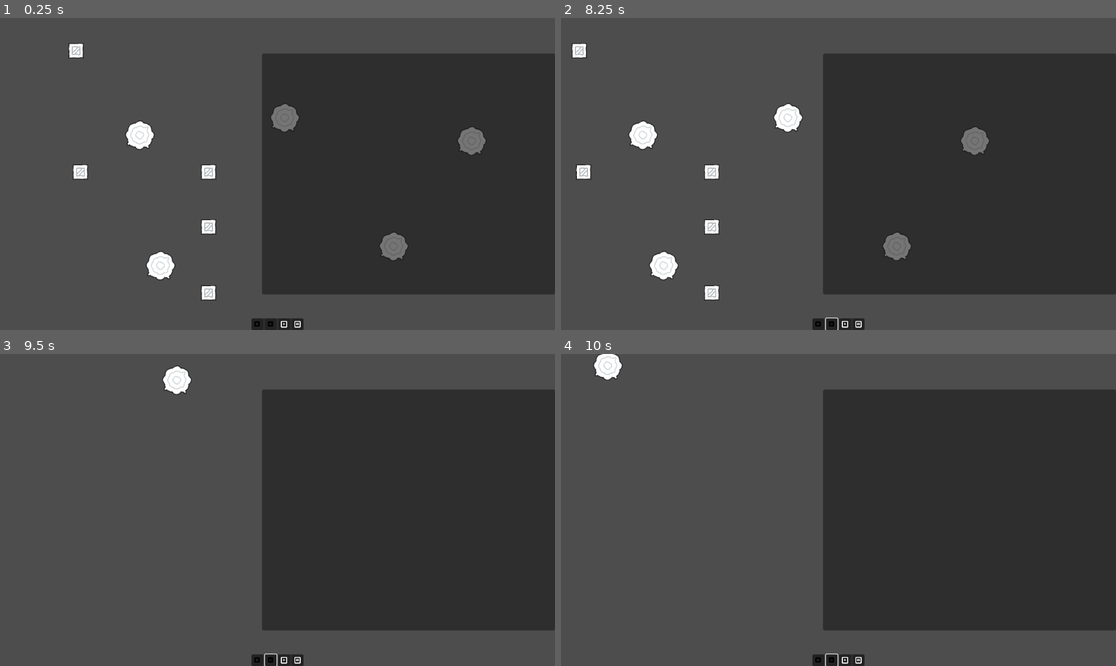
Above: before the commit, frames 1-4 (two rows, left to right).
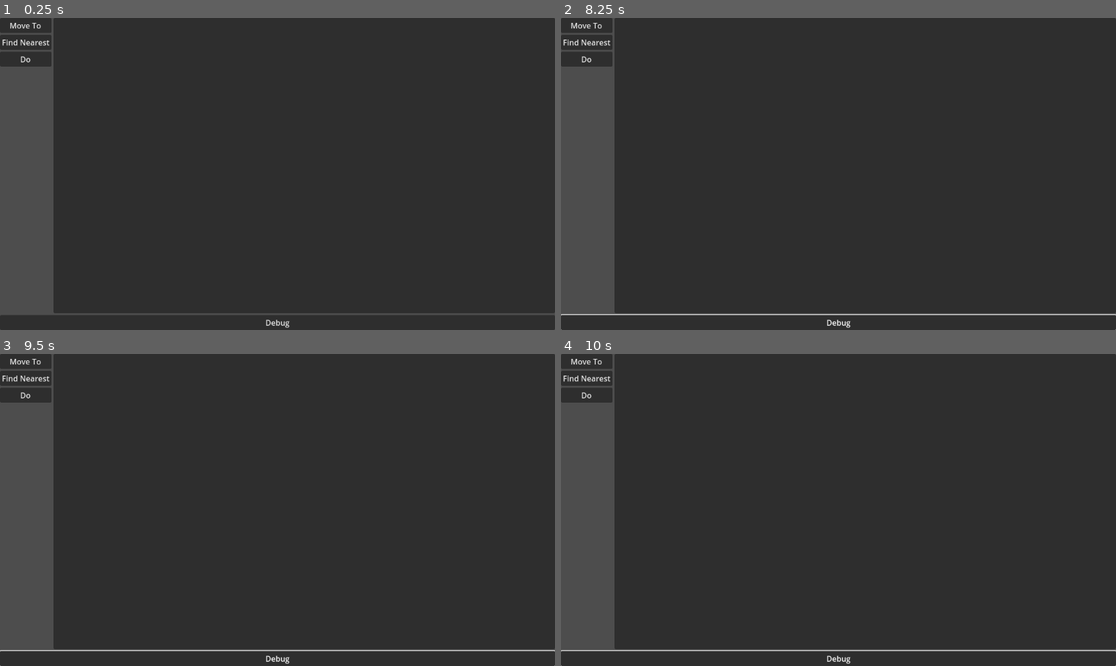
Above: after the commit, the same moments.

Repository: tefla/SpecialCirumstances
Game: Godot game, scene res://Tasks/Editor/ProgramEditor.tscn
Two runs of this game, one before a commit and one after it. Both use one fixed random seed, a clock stepped at 60 frames per second and the inputs below. Before the commit the project starts from res://Game.tscn.
Inputs (mouse positions are in pixels of both pictures, inside the frame that each line leads up to):
- Up to frame 1 (0.25 s): no input
- Up to frame 2 (8.25 s): click (860, 323) at 0.52 s; click (816, 323) at 1.27 s; click (816, 323) at 2.02 s; click (844, 323) at 2.77 s; click (844, 323) at 3.52 s; click (588, 24) at 4.25 s, where only the run after the commit has a clickable "Move To"; click (832, 323) at 5.02 s; click (588, 42) at 5.75 s, where only the run after the commit has a clickable "Find Nearest"; click (588, 58) at 6.5 s, where only the run after the commit has a clickable "Do"; click (838, 323) at 7.25 s, where only the run after the commit has a clickable "Debug"; tap Enter at 8 s; move the mouse to (638, 49) at 8.02 s; press the mouse at (638, 49) at 8.03 s; hold D (RightKey) from 8.03 s (still down)
- Up to frame 3 (9.5 s): move the mouse to (5, 506) at 8.77 s; release D (RightKey) at 8.78 s; release the mouse at (5, 506) at 8.78 s; hold S (DownKey) from 8.78 s (still down); click (5, 506) at 8.85 s
- Up to frame 4 (10 s): move the mouse to (894, 441) at 9.52 s; release S (DownKey) at 9.53 s; press the mouse at (894, 441) at 9.53 s; hold D (RightKey) from 9.53 s (still down); tap 1 (MouseModeArea) at 9.6 s

The runs differ from the first frame. In frame 1, 51% of the frame differs, in the area x 0-100%, y 0-100%; in frame 2, 51%; in frame 3, 51%; in frame 4, 51%.

Commit message:
refactor

Diff:
--- a/Commands/Command.gd
+++ /dev/null
@@ -1,32 +0,0 @@
-extends Resource
-class_name Command
-
-var editor
-var unit
-var parent_component
-
-signal finished
-
-enum States {
-	INIT,
-	RUNNING,
-	FINISHED,
-	ERROR,
-}
-var state: States = States.INIT
-
-func set_state(newState: States):
-	var previous_state = state
-	state = newState
-	set_highlight()
-
-func set_highlight():
-	match state:
-		States.INIT:
-			editor.modulate = Color.WHITE
-		States.RUNNING:
-			editor.modulate = Color.GREEN
-		States.FINISHED:
-			editor.modulate = Color.WHITE
-		States.ERROR:
-			editor.modulate = Color.RED
--- a/Commands/CommandFactory.gd
+++ /dev/null
@@ -1,18 +0,0 @@
-extends Resource
-class_name CommandFactory
-
-@export var editor_scene: Resource
-@export var command_resource : Resource
-
-var parent_component
-
-var name = "Move"
-func create(_unit):
-	print(parent_component)
-	var editor = editor_scene.instantiate()
-	var instance = command_resource.new()
-	instance.editor = editor
-	instance.unit = _unit
-	editor.command = instance
-	instance.parent_component = parent_component
-	return instance
--- a/Game.gd
+++ b/Game.gd
@@ -29,9 +29,18 @@
 			else:
 				selection_end = get_global_mouse_position()
 			queue_redraw()
+		GameManager.SelectionMode.SINGLE:
+			# Get Node2D under mouse
+			if Input.is_action_just_released("LeftMouseButton"):
+				var query: PhysicsPointQueryParameters2D = PhysicsPointQueryParameters2D.new()
+				query.set_position(get_global_mouse_position())
+				var results = get_world_2d().direct_space_state.intersect_point(query)
+				print(results)
+				if results.size() > 0:
+					GameManager.set_selected([results[0].collider])
 func units_in_selection_rect(rect: Rect2) -> Array:
-	var units: Array[Unit] = []
-	for unit in get_tree().get_nodes_in_group("units"):
+	var units: Array[Node2D] = []
+	for unit in get_tree().get_nodes_in_group("selectable"):
 		if rect.has_point(unit.global_position):
 			units.append(unit)
 	return units
--- a/Game.tscn
+++ b/Game.tscn
@@ -1,14 +1,12 @@
-[gd_scene load_steps=11 format=3 uid="uid://eyjao2ky0fku"]
+[gd_scene load_steps=9 format=3 uid="uid://eyjao2ky0fku"]
 
 [ext_resource type="PackedScene" uid="uid://cr2bsr17fewrr" path="res://UI/InfoPanel.tscn" id="1_autge"]
 [ext_resource type="Script" path="res://Game.gd" id="1_mjcl4"]
 [ext_resource type="Script" path="res://Camera2D.gd" id="2_0hcwk"]
 [ext_resource type="PackedScene" uid="uid://2exh5qya8ayq" path="res://UI/Toolbar.tscn" id="2_5tslf"]
-[ext_resource type="Script" path="res://Unit/Components/CPU/CPU.gd" id="4_lkc31"]
 [ext_resource type="PackedScene" uid="uid://bfeebesnnu1x1" path="res://Map/Level1.tscn" id="4_mmr57"]
-[ext_resource type="Script" path="res://Unit/Components/Motor/Motor.gd" id="5_fq0h0"]
 [ext_resource type="PackedScene" uid="uid://cy30xxeibl4ms" path="res://Unit/Unit.tscn" id="5_gj66s"]
-[ext_resource type="Script" path="res://Unit/Components/Scanner/Scanner.gd" id="6_5go7n"]
+[ext_resource type="PackedScene" uid="uid://bh7w2p2iryckw" path="res://Map/Tree.tscn" id="10_3agf8"]
 
 [sub_resource type="NavigationPolygon" id="NavigationPolygon_488gv"]
 vertices = PackedVector2Array(2625.94, 987.93, -1774.35, 961.047, -1856.64, -1353.05, 2613.05, -1377.94)
@@ -39,28 +37,25 @@
 grow_vertical = 0
 
 [node name="Level1" parent="." instance=ExtResource("4_mmr57")]
+visible = false
 position = Vector2(-410, -252)
 
 [node name="Player" parent="." instance=ExtResource("5_gj66s")]
 position = Vector2(-410, -252)
-components_resources = Array[Resource]([ExtResource("4_lkc31"), ExtResource("5_fq0h0"), ExtResource("6_5go7n")])
-unit_name = "Unit 1"
 
 [node name="Unit" parent="." instance=ExtResource("5_gj66s")]
 position = Vector2(-135, 0)
-unit_name = "Unit 2"
 
 [node name="NavigationRegion2D" type="NavigationRegion2D" parent="."]
 navigation_polygon = SubResource("NavigationPolygon_488gv")
 
 [node name="Unit2" parent="." instance=ExtResource("5_gj66s")]
 position = Vector2(-135, 251)
-unit_name = "Unit 2"
 
 [node name="Unit3" parent="." instance=ExtResource("5_gj66s")]
 position = Vector2(-135, 114)
-unit_name = "Unit 2"
 
 [node name="Unit4" parent="." instance=ExtResource("5_gj66s")]
 position = Vector2(-401, 0)
-unit_name = "Unit 2"
+
+[node name="Tree" parent="." instance=ExtResource("10_3agf8")]
--- a/Map/Tree.tscn
+++ b/Map/Tree.tscn
@@ -6,7 +6,7 @@
 [sub_resource type="CircleShape2D" id="CircleShape2D_5vda0"]
 radius = 28.0179
 
-[node name="Tree" type="StaticBody2D"]
+[node name="Tree" type="StaticBody2D" groups=["selectable"]]
 script = ExtResource("1_227ad")
 
 [node name="CollisionShape2D" type="CollisionShape2D" parent="."]
--- a/Tasks/Definitions/Props/Editors/EntityType.tscn
+++ b/Tasks/Definitions/Props/Editors/EntityType.tscn
@@ -1,5 +1,6 @@
-[gd_scene load_steps=4 format=3 uid="uid://y2yj1vfwp4bt"]
+[gd_scene load_steps=5 format=3 uid="uid://y2yj1vfwp4bt"]
 
+[ext_resource type="Script" path="res://Tasks/Definitions/Props/Editors/EntityTypePropEditor.gd" id="1_2s6wx"]
 [ext_resource type="Texture2D" uid="uid://n5ugt708d7kc" path="res://Assets/Icons/tile_0265.png" id="1_l3eus"]
 [ext_resource type="Texture2D" uid="uid://dydqxe4lfmuwf" path="res://Assets/Icons/tile_0266.png" id="2_8e4ew"]
 [ext_resource type="Texture2D" uid="uid://b5xj32t5w8tql" path="res://Assets/Icons/tile_0267.png" id="3_2iuou"]
@@ -10,6 +11,7 @@
 anchor_bottom = 1.0
 grow_horizontal = 2
 grow_vertical = 2
+script = ExtResource("1_2s6wx")
 
 [node name="Tree" type="CheckButton" parent="."]
 layout_mode = 2
@@ -22,3 +24,7 @@
 [node name="Hippy" type="CheckButton" parent="."]
 layout_mode = 2
 icon = ExtResource("3_2iuou")
+
+[connection signal="toggled" from="Tree" to="." method="_on_tree_toggled"]
+[connection signal="pressed" from="Unit" to="." method="_on_unit_pressed"]
+[connection signal="pressed" from="Hippy" to="." method="_on_hippy_pressed"]
--- /dev/null
+++ b/Tasks/Definitions/Props/Editors/EntityTypePropEditor.gd
@@ -0,0 +1,25 @@
+extends PropertyEditor
+class_name EntityTypePropEditor
+
+
+# Called when the node enters the scene tree for the first time.
+func _ready() -> void:
+	pass # Replace with function body.
+
+
+# Called every frame. 'delta' is the elapsed time since the previous frame.
+func _process(delta: float) -> void:
+	pass
+
+
+func _on_tree_toggled(toggled_on: bool) -> void:
+	print("Tree Toggle")
+	value_changed.emit("tree")
+
+
+func _on_unit_pressed() -> void:
+	value_changed.emit("unit")
+
+
+func _on_hippy_pressed() -> void:
+	value_changed.emit("hippy")
--- /dev/null
+++ b/Tasks/Definitions/Props/Editors/PropertyEditor.gd
@@ -0,0 +1,13 @@
+extends HBoxContainer
+class_name PropertyEditor
+
+signal value_changed(newValue)
+
+# Called when the node enters the scene tree for the first time.
+func _ready() -> void:
+	pass # Replace with function body.
+
+
+# Called every frame. 'delta' is the elapsed time since the previous frame.
+func _process(delta: float) -> void:
+	pass
--- a/Tasks/Definitions/Props/EntityTypeProp.gd
+++ b/Tasks/Definitions/Props/EntityTypeProp.gd
@@ -1,2 +1,11 @@
 extends TaskProperty
 class_name EntityTypeProp
+
+var type = ""
+
+func get_value():
+	return type
+
+func set_value(val):
+	print("EntityTypeProp set value")
+	type = val
--- a/Tasks/Editor/TaskEditor/TaskEditor.gd
+++ b/Tasks/Editor/TaskEditor/TaskEditor.gd
@@ -7,7 +7,8 @@
 func _ready() -> void:
 	$Header/Name.text = task.name
 	for prop in task.properties:
-		var newPropEditor = prop.editor.instantiate()
+		var newPropEditor = prop.create_editor()
+
 		%Parameters.add_child(newPropEditor)
 	if task.canHaveChildren:
 		%Children.visible = true
--- a/Tasks/Task.gd
+++ b/Tasks/Task.gd
@@ -16,6 +16,10 @@
 
 
 func _debug(depth = 0):
-	print("=> %s Name: %s" % [" ".repeat(depth), name])
+	var props = ""
+	for prop in properties:
+		props += prop.debug()
+	print("=> %s Name: %s [%s]" % [" ".repeat(depth), name, props])
+
 	for child in children:
 		child._debug(depth+1)
--- a/Tasks/TaskProperty.gd
+++ b/Tasks/TaskProperty.gd
@@ -2,3 +2,19 @@
 class_name TaskProperty
 @export var name: String = "Base Task Property"
 @export var editor: PackedScene
+
+func get_value():
+	pass
+func set_value(val):
+	print("Abstract set value")
+	pass
+func debug():
+	return "Prop: %s = %s" % [name, get_value()]
+
+func create_editor():
+	var scene = editor.instantiate()
+	scene.value_changed.connect(set_value)
+	return scene
+
+func update_value(value):
+	pass
--- a/Unit/Components/CPU/CPU.gd
+++ /dev/null
@@ -1,38 +0,0 @@
-# A CPU is a component that handles running instructions
-extends BaseComponent
-class_name CPUComponent
-
-var component_ui_scene = preload("res://Unit/Components/CPU/CPU_Interface.tscn")
-var component_ui
-
-var commands = []
-var program: Program = Program.new()
-
-var clock: Timer = Timer.new()
-var _unit
-func _init(unit) -> void:
-	super("CPU", "A CPU is a component that handles running instructions", Features.component_ui)
-	_unit = unit
-	_unit.add_child(clock)
-	clock.timeout.connect(tick)
-	clock.start(1.0)
-	print(clock)
-func create():
-	component_ui = component_ui_scene.instantiate()
-	component_ui.unit = _unit
-	component_ui.cpu = self
-	component_ui.ready.connect(get_commands)
-
-	return component_ui
-
-func get_commands():
-	commands = []
-	for comp in _unit.components:
-		if comp.features & BaseComponent.Features.component_actions:
-			for comp_command in comp.get_command_factories():
-				print("Found Command: %s" % [comp_command.name])
-			commands.append_array(comp.get_command_factories())
-	component_ui.set_available_commands(commands)
-
-func tick():
-	program.step()
--- a/Unit/Components/CPU/CPU_Interface.tscn
+++ /dev/null
@@ -1,54 +0,0 @@
-[gd_scene load_steps=2 format=3 uid="uid://djcjiymsjibh"]
-
-[ext_resource type="Script" path="res://Unit/Components/CPU/cpu_interface.gd" id="1_x52rc"]
-
-[node name="CPU Interface" type="VBoxContainer"]
-anchors_preset = 15
-anchor_right = 1.0
-anchor_bottom = 1.0
-grow_horizontal = 2
-grow_vertical = 2
-size_flags_vertical = 3
-script = ExtResource("1_x52rc")
-
-[node name="Header" type="Label" parent="."]
-layout_mode = 2
-text = "CPU Properties"
-
-[node name="HBoxContainer" type="HBoxContainer" parent="."]
-layout_mode = 2
-size_flags_vertical = 3
-
-[node name="Available Commands" type="VBoxContainer" parent="HBoxContainer"]
-custom_minimum_size = Vector2(100, 0)
-layout_mode = 2
-
-[node name="Move" type="Button" parent="HBoxContainer/Available Commands"]
-layout_mode = 2
-text = "Move"
-
-[node name="Attack" type="Button" parent="HBoxContainer/Available Commands"]
-layout_mode = 2
-text = "Attack"
-
-[node name="Program" type="Control" parent="HBoxContainer"]
-layout_mode = 2
-size_flags_horizontal = 3
-
-[node name="Controls" type="HBoxContainer" parent="."]
-layout_mode = 2
-size_flags_horizontal = 4
-size_flags_vertical = 8
-
-[node name="Play" type="Button" parent="Controls"]
-layout_mode = 2
-text = "Play"
-
-[node name="Pause" type="Button" parent="Controls"]
-layout_mode = 2
-text = "Pause"
-
-[node name="Stop" type="Button" parent="Controls"]
-layout_mode = 2
-text = "Stop
-"
--- a/Unit/Components/CPU/Program.tscn
+++ /dev/null
@@ -1,8 +0,0 @@
-[gd_scene format=3 uid="uid://ck7rlc5341jxe"]
-
-[node name="Program" type="VBoxContainer"]
-anchors_preset = 15
-anchor_right = 1.0
-anchor_bottom = 1.0
-grow_horizontal = 2
-grow_vertical = 2
--- a/Unit/Components/CPU/cpu_interface.gd
+++ /dev/null
@@ -1,34 +0,0 @@
-extends BoxContainer
-
-@onready var availableCommands = $"HBoxContainer/Available Commands"
-
-var unit
-var cpu: CPUComponent
-
-func _ready() -> void:
-	$Controls/Play.pressed.connect(_play)
-	$Controls/Stop.pressed.connect(_stop)
-	$Controls/Pause.pressed.connect(_pause)
-	$HBoxContainer/Program.add_child(cpu.program.ui)
-
-
-func _play():
-	cpu.program.state = cpu.program.States.RUNNING
-func _stop():
-	cpu.program.state = cpu.program.States.STOPPED
-func _pause():
-	cpu.program.state = cpu.program.States.INIT
-
-func set_available_commands(commands):
-
-	for child in availableCommands.get_children():
-		availableCommands.remove_child(child)
-	for commandFactory in commands:
-		var button = Button.new()
-		button.text = commandFactory.name
-		var callback = func():
-			var command = commandFactory.create(unit)
-			cpu.program.append_command(command)
-		button.pressed.connect(callback)
-		# Clicking the button adds the Command Editor to the Program
-		availableCommands.add_child(button)
--- a/Unit/Components/CPU/program.gd
+++ /dev/null
@@ -1,39 +0,0 @@
-extends Resource
-class_name Program
-
-var ui = preload("res://Unit/Components/CPU/Program.tscn").instantiate()
-var commands = []
-var instruction_pointer = 0
-enum States {
-	INIT,
-	RUNNING,
-	STOPPED,
-	ERROR,
-}
-var state: States = States.INIT
-
-func step():
-	if commands.size() == 0:
-		state = States.INIT
-		return
-	match state:
-		States.INIT:
-			instruction_pointer = 0
-		States.RUNNING:
-			var current_command = commands[instruction_pointer]
-			if current_command.state in [Command.States.INIT, Command.States.FINISHED]:
-				current_command.run()
-				await current_command.finished
-				instruction_pointer += 1
-				instruction_pointer = instruction_pointer % commands.size()
-
-
-func append_command(command):
-	commands.append(command)
-	_redraw()
-
-func _redraw():
-	for child in ui.get_children():
-		ui.remove_child(child)
-	for command in commands:
-		ui.add_child(command.editor)
--- a/Unit/Components/Component.gd
+++ /dev/null
@@ -1,16 +0,0 @@
-extends Resource
-class_name BaseComponent
-
-var description = "Base Component that can be added to units"
-var name = "BaseComponent"
-enum Features {
-	component_ui = 1 << 0,
-	component_actions = 1 << 1
-}
-
-var features:int = 0
-
-func _init(_name, _description, _features) -> void:
-	name = _name
-	description = _description
-	features = _features
--- a/Unit/Components/Motor/Motor.gd
+++ /dev/null
@@ -1,19 +0,0 @@
-# Used to move the unit
-# Contains the MoveCommand
-
-extends BaseComponent
-class_name MotorComponent
-
-
-var _component_actions = [
-	preload("res://Unit/Components/Motor/MoveFactory.tres").duplicate(),
-]
-
-func _init(unit) -> void:
-	super("Motor", "A Motor", Features.component_actions)
-	print("Unit: %s" % [unit])
-	for c in _component_actions:
-		c.parent_component = self
-
-func get_command_factories():
-	return _component_actions
--- a/Unit/Components/Motor/MoveCommand.gd
+++ /dev/null
@@ -1,20 +0,0 @@
-extends Command
-class_name MoveCommand
-
-
-
-var target_position: Vector2 = Vector2(randi() % 2000 - 1000, randi() % 400 - 200)
-
-func _to_string() -> String:
-	return "<MoveCommand: MOVE TO [%s, %s] [Unit: %s, Parent: %s]>" % [target_position.x, target_position.y, unit, parent_component]
-
-func run():
-	set_state(States.RUNNING)
-	var navAgent:NavigationAgent2D = unit.navigation_agent
-	navAgent.target_position = target_position
-	await navAgent.navigation_finished
-	if navAgent.is_target_reached():
-		finished.emit()
-		set_state(States.FINISHED)
-	else:
-		set_state(States.ERROR)
--- a/Unit/Components/Motor/MoveEditor.tscn
+++ /dev/null
@@ -1,43 +0,0 @@
-[gd_scene load_steps=2 format=3 uid="uid://cgug2ii8xy8hx"]
-
-[ext_resource type="Script" path="res://Unit/Components/Motor/move_editor.gd" id="1_osur1"]
-
-[node name="MoveEditor" type="HBoxContainer"]
-anchors_preset = 8
-anchor_left = 0.5
-anchor_top = 0.5
-anchor_right = 0.5
-anchor_bottom = 0.5
-offset_left = -124.5
-offset_top = -15.5
-offset_right = 124.5
-offset_bottom = 15.5
-grow_horizontal = 2
-grow_vertical = 2
-script = ExtResource("1_osur1")
-
-[node name="Name" type="Label" parent="."]
-layout_mode = 2
-text = "Move To Position:"
-
-[node name="X Label" type="Label" parent="."]
-layout_mode = 2
-text = "X"
-
-[node name="X" type="SpinBox" parent="."]
-unique_name_in_owner = true
-layout_mode = 2
-min_value = -1000.0
-max_value = 1000.0
-update_on_text_changed = true
-
-[node name="Y Label" type="Label" parent="."]
-layout_mode = 2
-text = "Y"
-
-[node name="Y" type="SpinBox" parent="."]
-unique_name_in_owner = true
-layout_mode = 2
-min_value = -1000.0
-max_value = 1000.0
-update_on_text_changed = true
--- a/Unit/Components/Motor/MoveFactory.tres
+++ /dev/null
@@ -1,10 +0,0 @@
-[gd_resource type="Resource" script_class="CommandFactory" load_steps=4 format=3 uid="uid://di3tnkrma7lcq"]
-
-[ext_resource type="Script" path="res://Commands/CommandFactory.gd" id="1_07exo"]
-[ext_resource type="Script" path="res://Unit/Components/Motor/MoveCommand.gd" id="1_iqapt"]
-[ext_resource type="PackedScene" uid="uid://cgug2ii8xy8hx" path="res://Unit/Components/Motor/MoveEditor.tscn" id="2_1m2gy"]
-
-[resource]
-script = ExtResource("1_07exo")
-editor_scene = ExtResource("2_1m2gy")
-command_resource = ExtResource("1_iqapt")
--- a/Unit/Components/Motor/move_editor.gd
+++ /dev/null
@@ -1,15 +0,0 @@
-extends Control
-
-var command
-@onready var x = %X
-@onready var y = %Y
-
-# Called when the node enters the scene tree for the first time.
-func _ready() -> void:
-	x.value = command.target_position.x
-	y.value = command.target_position.y
-	y.value_changed.connect(_update_command)
-	x.value_changed.connect(_update_command)
-
-func _update_command(val):
-	command.target_position = Vector2(%X.value, %Y.value)
--- a/Unit/Components/Scanner/Scanner.gd
+++ /dev/null
@@ -1,6 +0,0 @@
-extends BaseComponent
-class_name ScannerComponent
-
-
-func _init(unit) -> void:
-	super("Scanner", "A Scanner", 0)
--- a/Unit/Components/Scanner/ScannerEditor.tscn
+++ /dev/null
@@ -1,9 +0,0 @@
-[gd_scene format=3 uid="uid://cfn33ho7qyc36"]
-
-[node name="ScannerEditor" type="Label"]
-anchors_preset = 15
-anchor_right = 1.0
-anchor_bottom = 1.0
-grow_horizontal = 2
-grow_vertical = 2
-text = "Scanner"
--- a/Unit/Unit.gd
+++ b/Unit/Unit.gd
@@ -2,62 +2,56 @@
 class_name Unit
 
 var selected: bool = false
-const SPEED = 300.0
-@onready var destination: Vector2 = position
-var bounce: Vector2 = Vector2.ZERO
-
-var is_inside = false
-
-@export var components_resources: Array[Resource] = []
-var components: Array[BaseComponent] = []
-
-var panels = []
-
-var movement_speed: float = 200.0
-var movement_target_position: Vector2
-@export var unit_name = "Unit"
-@onready var navigation_agent: NavigationAgent2D = $NavigationAgent2D
-func _ready():
-	movement_target_position = position
-	# These values need to be adjusted for the actor's speed
-	# and the navigation layout.
-	navigation_agent.path_desired_distance = 4.0
-	navigation_agent.target_desired_distance = 4.0
-	navigation_agent.velocity_computed.connect(Callable(_on_velocity_computed))
-
-	for comp in components_resources:
-		if comp is GDScript:
-			var _comp = comp.new(self)
-			components.append(_comp)
-			print("Loading Unit Component: %s" % [_comp.name])
-	# Make sure to not await during _ready.
-	actor_setup.call_deferred()
-	generate_panel()
-
-func deselect():
-	$Polygon2D.visible = false;
-func select():
-	$Polygon2D.visible = true;
-func actor_setup():
-	# Wait for the first physics frame so the NavigationServer can sync.
-	await get_tree().physics_frame
-
-
-func _physics_process(delta):
-	if navigation_agent.is_navigation_finished():
-		return
-
-	var next_path_position: Vector2 = navigation_agent.get_next_path_position()
-	var new_velocity: Vector2 = global_position.direction_to(next_path_position) * movement_speed
-	if navigation_agent.avoidance_enabled:
-		navigation_agent.set_velocity(new_velocity)
-	else:
-		_on_velocity_computed(new_velocity)
-
-func _on_velocity_computed(safe_velocity: Vector2):
-	velocity = safe_velocity
-	move_and_slide()
-
+#const SPEED = 300.0
+#@onready var destination: Vector2 = position
+#var bounce: Vector2 = Vector2.ZERO
+#
+#var is_inside = false
+#
+#@export var components_resources: Array[Resource] = []
+## var components: Array[BaseComponent] = []
+#
+#var panels = []
+#var movement_speed: float = 200.0
+#var movement_target_position: Vector2
+#@export var unit_name = "Unit"
+#@onready var navigation_agent: NavigationAgent2D = $NavigationAgent2D
+#func _ready():
+	#movement_target_position = position
+	## These values need to be adjusted for the actor's speed
+	## and the navigation layout.
+	#navigation_agent.path_desired_distance = 4.0
+	#navigation_agent.target_desired_distance = 4.0
+	#navigation_agent.velocity_computed.connect(Callable(_on_velocity_computed))
+#
+	#for comp in components_resources:
+		#if comp is GDScript:
+			#var _comp = comp.new(self)
+			#components.append(_comp)
+			#print("Loading Unit Component: %s" % [_comp.name])
+	## Make sure to not await during _ready.
+	#actor_setup.call_deferred()
+	#generate_panel()
+	#
+#func actor_setup():
+	## Wait for the first physics frame so the NavigationServer can sync.
+	#await get_tree().physics_frame
+#
+#func _physics_process(delta):
+	#if navigation_agent.is_navigation_finished():
+		#return
+#
+	#var next_path_position: Vector2 = navigation_agent.get_next_path_position()
+	#var new_velocity: Vector2 = global_position.direction_to(next_path_position) * movement_speed
+	#if navigation_agent.avoidance_enabled:
+		#navigation_agent.set_velocity(new_velocity)
+	#else:
+		#_on_velocity_computed(new_velocity)
+#
+#func _on_velocity_computed(safe_velocity: Vector2):
+	#velocity = safe_velocity
+	#move_and_slide()
+#
 
 # Called every frame. 'delta' is the elapsed time since the previous frame.
 func _process(delta: float) -> void:
@@ -80,17 +74,8 @@
 		#get_viewport().set_input_as_handled()
 
 
-func _on_mouse_entered() -> void:
-	print("Is Inside")
-	is_inside = true
-
-
-func _on_mouse_exited() -> void:
-	print("Is Outside")
-	is_inside = false # Replace with function body.
-
-func generate_panel():
-	for comp in components:
-		if comp.features & BaseComponent.Features.component_ui:
-			print("Generate UI for: %s [%s]" % [comp.name, comp.description])
-			panels.append(comp.create())
+#func generate_panel():
+	#for comp in components:
+		#if comp.features & BaseComponent.Features.component_ui:
+			#print("Generate UI for: %s [%s]" % [comp.name, comp.description])
+			#panels.append(comp.create())
--- a/Unit/Unit.tscn
+++ b/Unit/Unit.tscn
@@ -1,20 +1,17 @@
-[gd_scene load_steps=6 format=3 uid="uid://cy30xxeibl4ms"]
+[gd_scene load_steps=4 format=3 uid="uid://cy30xxeibl4ms"]
 
 [ext_resource type="Texture2D" uid="uid://baancq43r3ffy" path="res://Map/Player.tres" id="1_pb0xj"]
 [ext_resource type="Script" path="res://Unit/Unit.gd" id="1_x564y"]
-[ext_resource type="Script" path="res://Unit/Components/Motor/Motor.gd" id="2_4u53j"]
-[ext_resource type="Script" path="res://Unit/Components/CPU/CPU.gd" id="3_5o3vk"]
 
 [sub_resource type="RectangleShape2D" id="RectangleShape2D_e6uul"]
 size = Vector2(28, 28)
 
-[node name="Unit" type="CharacterBody2D" groups=["units"]]
+[node name="Unit" type="CharacterBody2D" groups=["selectable"]]
 editor_description = "Da Player!"
 collision_layer = 2
 input_pickable = true
 motion_mode = 1
 script = ExtResource("1_x564y")
-components_resources = Array[Resource]([ExtResource("3_5o3vk"), ExtResource("2_4u53j")])
 
 [node name="Polygon2D" type="Polygon2D" parent="."]
 visible = false
--- a/game_manager.gd
+++ b/game_manager.gd
@@ -6,20 +6,20 @@
 signal selection_mode_changed(mode: SelectionMode)
 var selection_mode = SelectionMode.NONE
 
-var selected: Array[Unit] = []
+var selected: Array[Node2D] = []
 
-signal selection_changed(selected: Array[Unit])
+signal selection_changed(selected: Array[Node2D])
 
 func set_selection_mode(mode: SelectionMode):
 	selection_mode = mode
 	selection_mode_changed.emit(mode)
 
-func set_selected(units: Array[Unit]):
+func set_selected(units: Array[Node2D]):
 	for unit in selected:
-		unit.deselect()
+		unit.selected = false
 	selected = units
 	for unit in selected:
-		unit.select()
+		unit.selected = true
 	selection_changed.emit(selected)
 func deselect():
 	selected = []
--- a/project.godot
+++ b/project.godot
@@ -11,7 +11,7 @@
 [application]
 
 config/name="Special Circumstances"
-run/main_scene="res://Game.tscn"
+run/main_scene="res://Tasks/Editor/ProgramEditor.tscn"
 config/features=PackedStringArray("4.3", "Forward Plus")
 config/icon="res://Assets/icon.svg"
 
@@ -21,7 +21,7 @@
 
 [global_group]
 
-units=""
+selectable=""
 
 [input]
 
Not shown, changed: IDEAS.md
